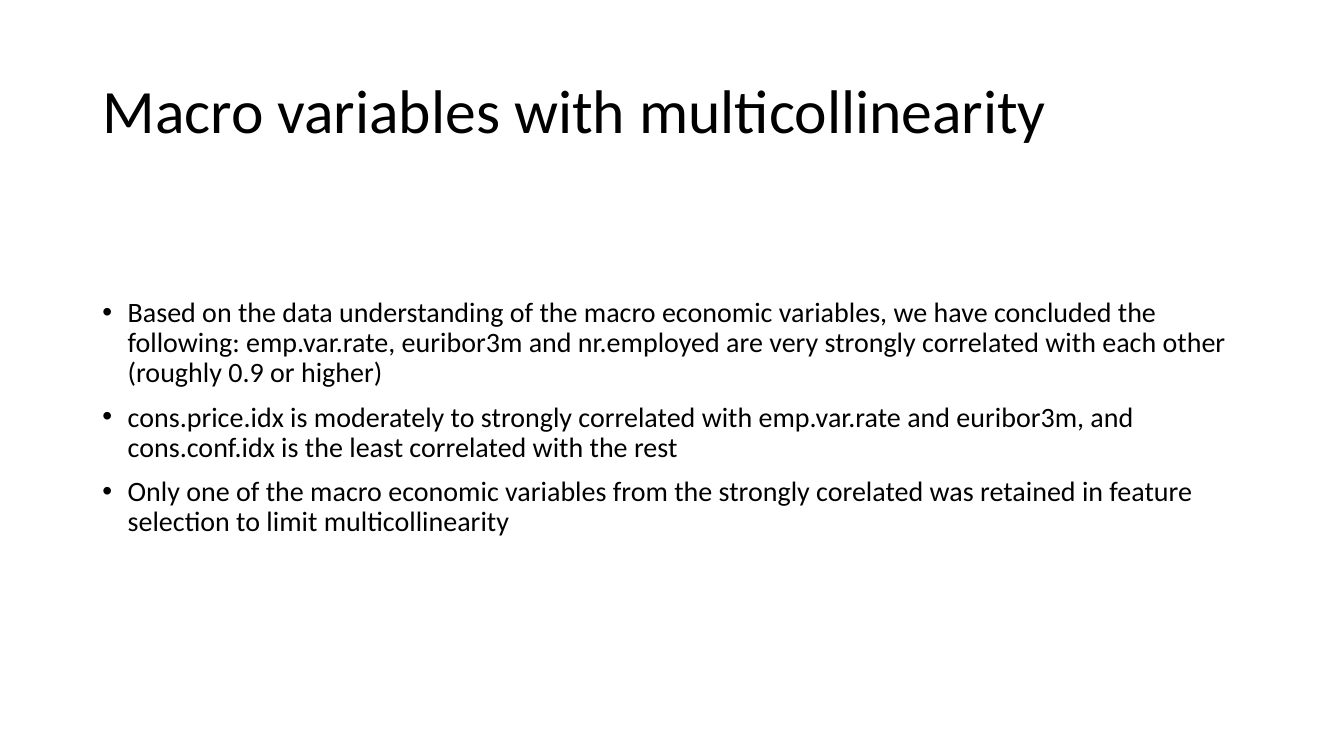
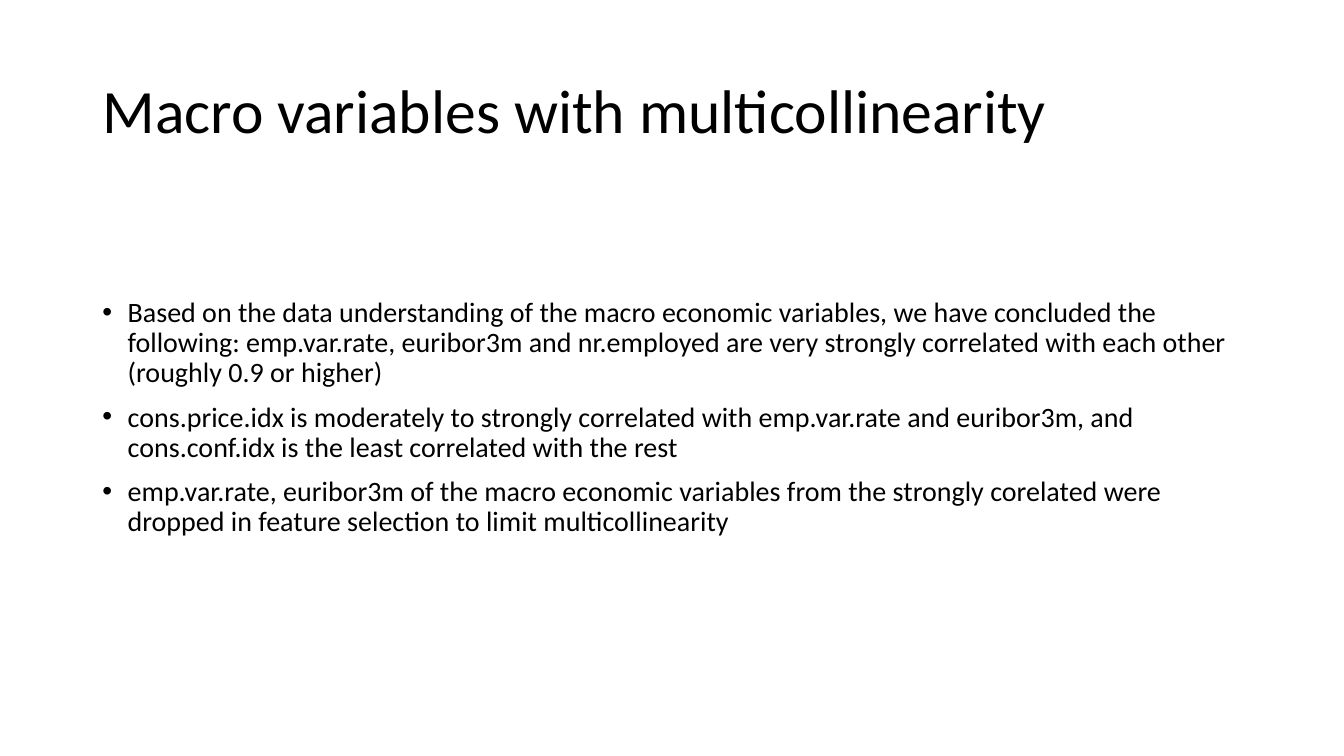
Before and after one commit to anoopungrd/sgh-advanced-analytics-big-data, a slide deck: slide 34 of semester-1/data-mining/project/documentation/Bank Marketing - Term Deposit Subscription.pptx. Drawn at 1344x756 pixels with LibreOffice and Linux fonts; fonts in the diff are those of the drawing. Boxes give left, top, right and bottom in pixels: in the first picture for what was removed or moved away, otherwise in the second. Text is boxed around its words. In the diff, an @@ line names an element or a change of style, - is before the commit and + after.

```diff
--- a/semester-1/data-mining/project/documentation/Bank Marketing - Term Deposit Subscription.pptx
+++ b/semester-1/data-mining/project/documentation/Bank Marketing - Term Deposit Subscription.pptx
@@ text at <box>128,481,1161,536</box>: text changed @@
-• Only one of the macro economic variables from the strongly corelated was retained in feature selection to limit multicollinearity
+• emp.var.rate, euribor3m of the macro economic variables from the strongly corelated were dropped in feature selection to limit multicollinearity
```
Also in this commit, not shown: 1 other slide changed, 2 slides added, 3 slides removed.
